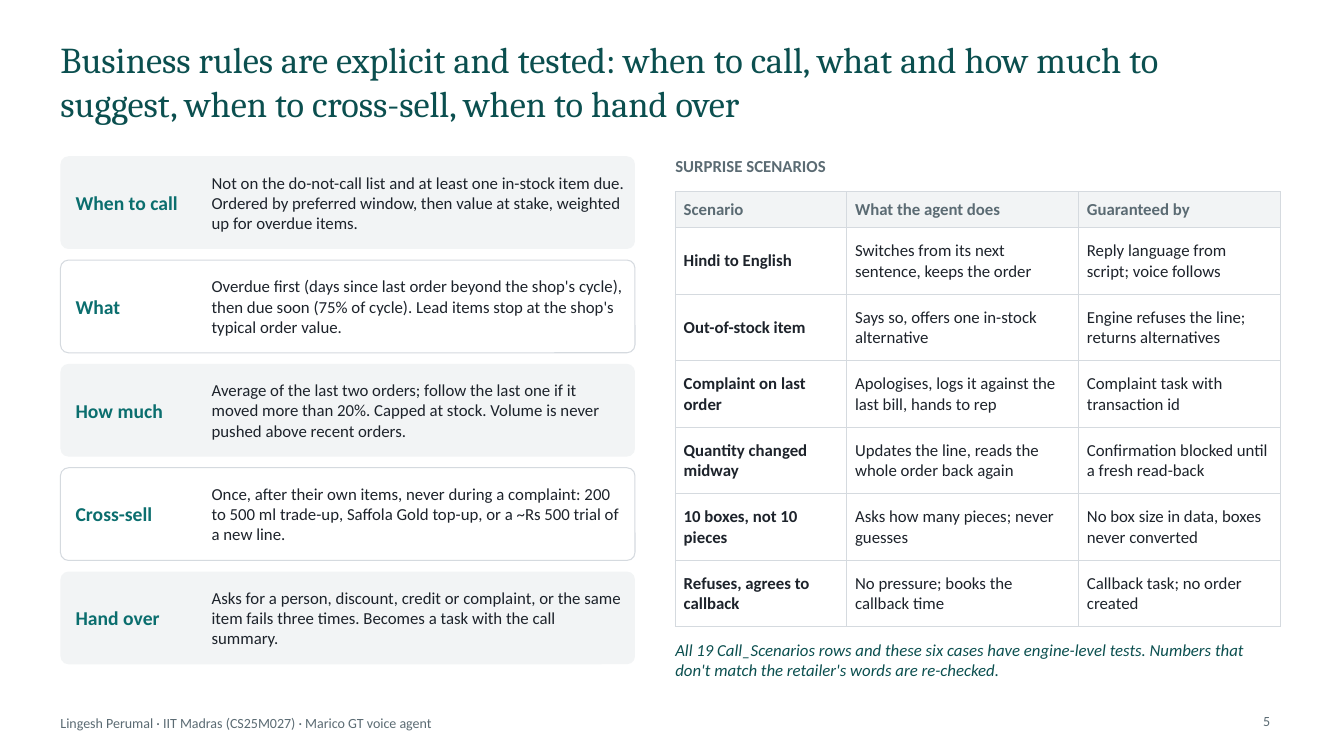
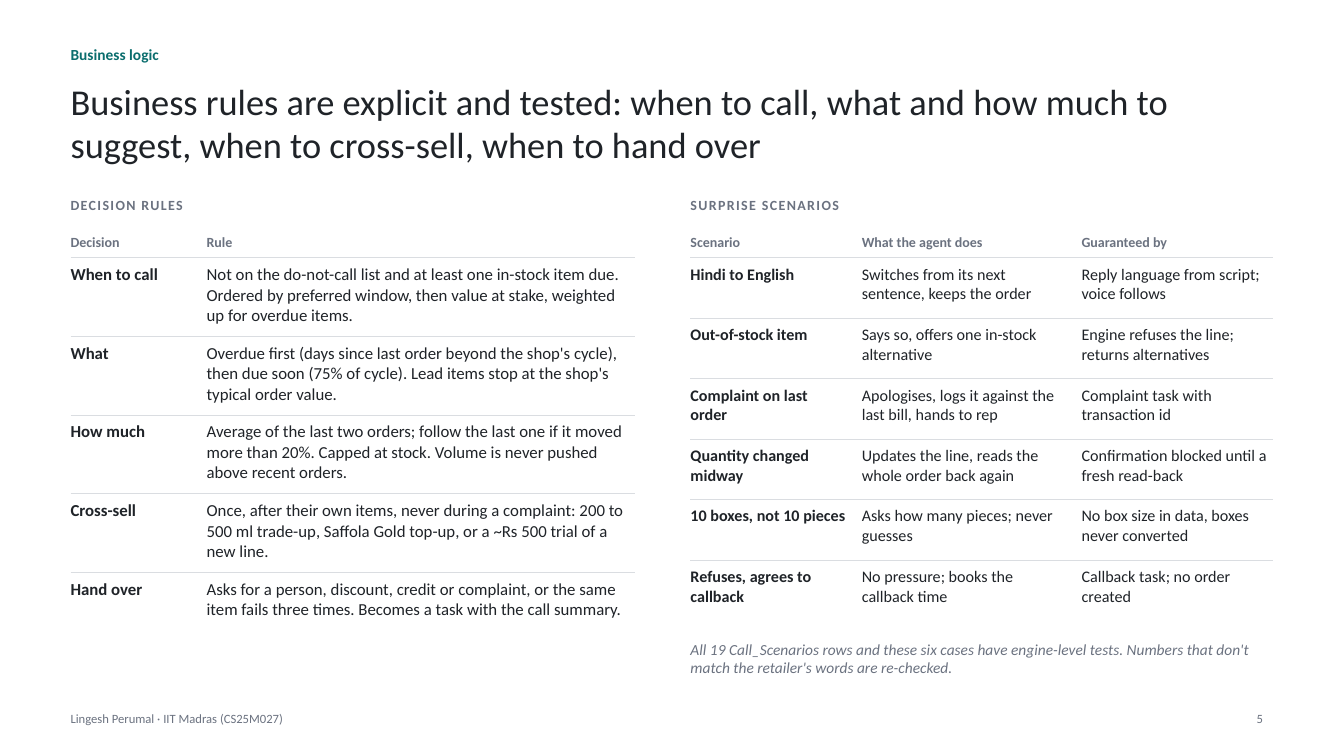
Before and after one commit to lingesh255/gt-voice, a slide deck: slide 5 of docs/solution-presentation.pptx. Drawn at 1344x756 pixels with LibreOffice and Linux fonts; fonts in the diff are those of the drawing. Boxes give left, top, right and bottom in pixels: in the first picture for what was removed or moved away, otherwise in the second. Text is boxed around its words. In the diff, an @@ line names an element or a change of style, - is before the commit and + after.

Commit message:
Cleaner, minimal layout for both decks

```diff
--- a/docs/solution-presentation.pptx
+++ b/docs/solution-presentation.pptx
@@ text added at bbox=[71, 49, 159, 63], 11 pt, text #0B6E6E, bold @@
+Business logic
@@ title "Business rules are explicit and ...": place and size @@
-title "Business rules are explicit and ..." at bbox=[60, 47, 1158, 125]
+title "Business rules are explicit and ..." at bbox=[71, 89, 1168, 165]
@@ title "Business rules are explicit and ..." at bbox=[71, 89, 1168, 165]: font Cambria to Calibri, text colour #0B4F4F to #1F2328; vertical alignment middle to top @@
@@ rounded rectangle removed at bbox=[60, 156, 635, 249] @@
@@ text removed at bbox=[212, 177, 624, 232] @@
-Not on the do-not-call list and at least one in-stock item due. Ordered by preferred window, then value at stake, weighted up for overdue items.
@@ text added at bbox=[71, 201, 182, 210], 10 pt, text #6B7280, bold @@
+DECISION RULES
@@ text removed at bbox=[76, 196, 177, 210] @@
-When to call
@@ text "SURPRISE SCENARIOS": place and size @@
-text "SURPRISE SCENARIOS" at bbox=[675, 161, 825, 172]
+text "SURPRISE SCENARIOS" at bbox=[690, 201, 839, 210]
@@ text "SURPRISE SCENARIOS" at bbox=[690, 201, 839, 210]: size 12 to 10 pt, text colour #5B6B73 to #6B7280, letter spacing 0 to 1 pt @@
@@ table added at bbox=[71, 227, 635, 622], 6 rows, 2 columns @@
+Decision | Rule
+When to call | Not on the do-not-call list and at least one in-stock item due. Ordered by preferred window, then value at stake, weighted up for overdue items.
+What | Overdue first (days since last order beyond the shop's cycle), then due soon (75% of cycle). Lead items stop at the shop's typical order value.
+How much | Average of the last two orders; follow the last one if it moved more than 20%. Capped at stock. Volume is never pushed above recent orders.
+Cross-sell | Once, after their own items, never during a complaint: 200 to 500 ml trade-up, Saffola Gold top-up, or a ~Rs 500 trial of a new line.
+Hand over | Asks for a person, discount, credit or complaint, or the same item fails three times. Becomes a task with the call summary.
@@ table at bbox=[691, 227, 1273, 606] @@
@@ fill #F2F4F5 to none in row 1 @@
@@ size 12 to 10 pt, text colour #5B6B73 to #6B7280 in "Scenario", "What the agent does", "Guaranteed by" @@
@@ size 12 to 11.5 pt, text colour #1D232B to #1F2328 @@
@@ borders changed @@
@@ table: place and size @@
-table at bbox=[676, 192, 1280, 613]
+table at bbox=[691, 227, 1273, 606]
@@ rounded rectangle removed at bbox=[60, 260, 635, 353] @@
@@ text removed at bbox=[212, 280, 622, 336] @@
-Overdue first (days since last order beyond the shop's cycle), then due soon (75% of cycle). Lead items stop at the shop's typical order value.
@@ text removed at bbox=[76, 300, 121, 314] @@
-What
@@ rounded rectangle removed at bbox=[60, 364, 635, 457] @@
@@ text removed at bbox=[212, 384, 599, 440] @@
-Average of the last two orders; follow the last one if it moved more than 20%. Capped at stock. Volume is never pushed above recent orders.
@@ text removed at bbox=[76, 404, 163, 418] @@
-How much
@@ rounded rectangle removed at bbox=[60, 468, 635, 561] @@
@@ text removed at bbox=[76, 507, 153, 521] @@
-Cross-sell
@@ text removed at bbox=[212, 488, 619, 540] @@
-Once, after their own items, never during a complaint: 200 to 500 ml trade-up, Saffola Gold top-up, or a ~Rs 500 trial of a new line.
@@ rounded rectangle removed at bbox=[60, 572, 635, 664] @@
@@ text removed at bbox=[212, 592, 620, 647] @@
-Asks for a person, discount, credit or complaint, or the same item fails three times. Becomes a task with the call summary.
@@ text removed at bbox=[76, 611, 159, 625] @@
-Hand over
@@ text "All 19 Call_Scenarios rows and ...": place and size @@
-text "All 19 Call_Scenarios rows and ..." at bbox=[675, 644, 1243, 676]
+text "All 19 Call_Scenarios rows and ..." at bbox=[690, 644, 1248, 673]
@@ text "All 19 Call_Scenarios rows and ..." at bbox=[690, 644, 1248, 673]: size 12 to 11 pt, text colour #0B4F4F to #6B7280 @@
@@ text at bbox=[71, 714, 283, 725]: text changed; size 10 to 9 pt; text colour #5B6B73 to #6B7280 @@
-Lingesh Perumal · IIT Madras (CS25M027) · Marico GT voice agent
+Lingesh Perumal · IIT Madras (CS25M027)
@@ page number at bbox=[1257, 715, 1263, 723]: size 10 to 9 pt, text colour #5B6B73 to #6B7280 @@
```
Also in this commit, not shown: 4 other slides changed, 3 other files.
